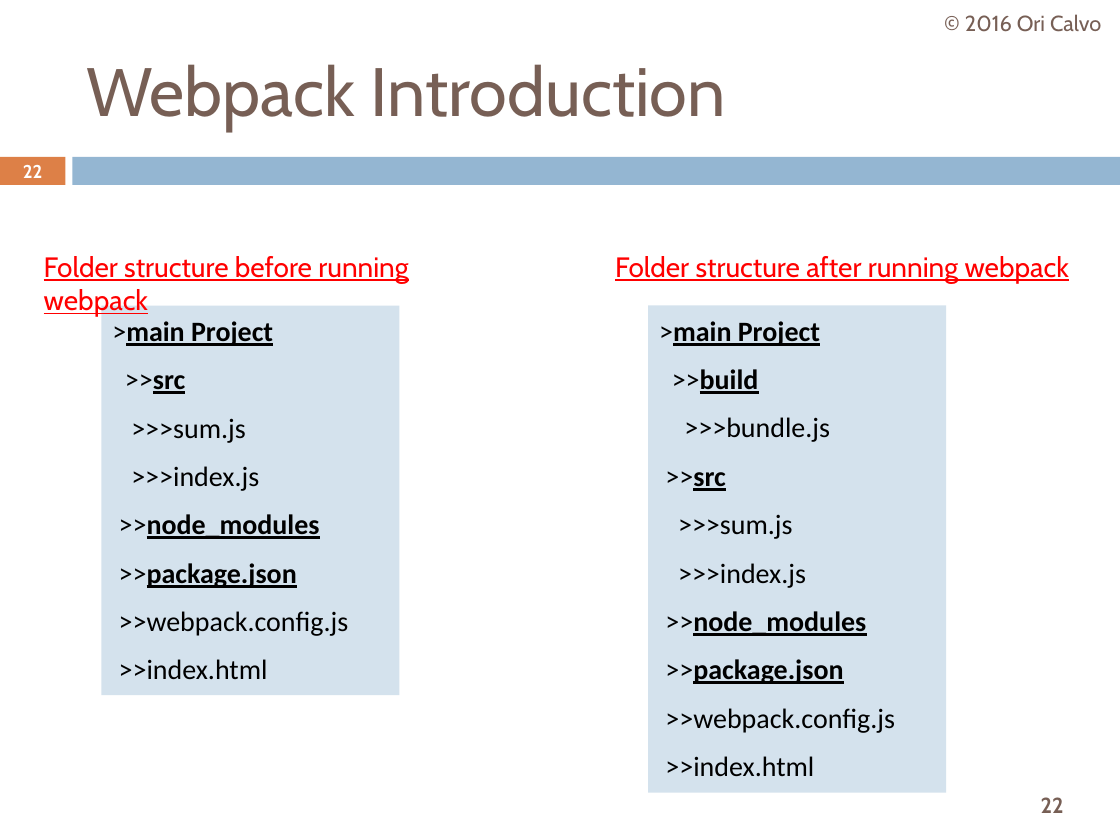
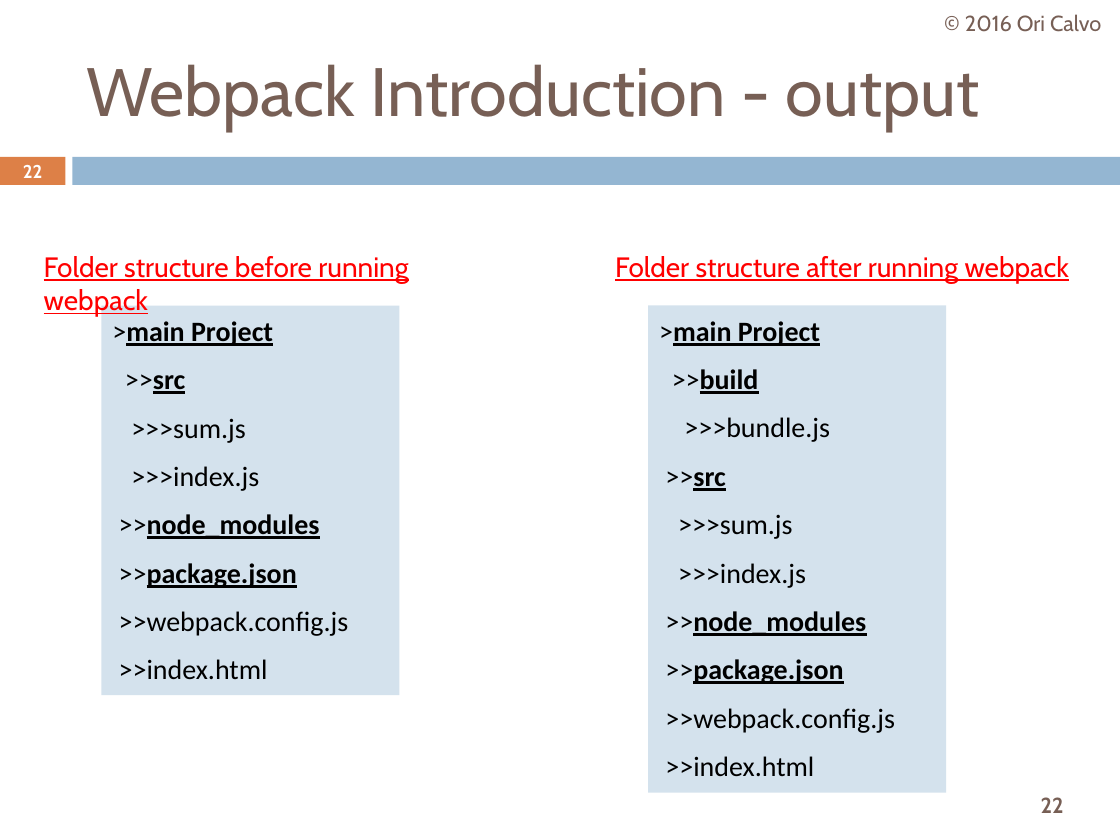
Before and after one commit to oricalvo/course-webpack, a slide deck: slide 22 of Webpack.pptx. Drawn at 1120x840 pixels with LibreOffice and Linux fonts; fonts in the diff are those of the drawing. Boxes give left, top, right and bottom in pixels: in the first picture for what was removed or moved away, otherwise in the second. Text is boxed around its words. In the diff, an @@ line names an element or a change of style, - is before the commit and + after.

```diff
--- a/Webpack.pptx
+++ b/Webpack.pptx
@@ title at [86,64,980,131]: text changed @@
-Webpack Introduction
+Webpack Introduction - output
```
Also in this commit, not shown: 81 other slides changed, 4 slides added.
